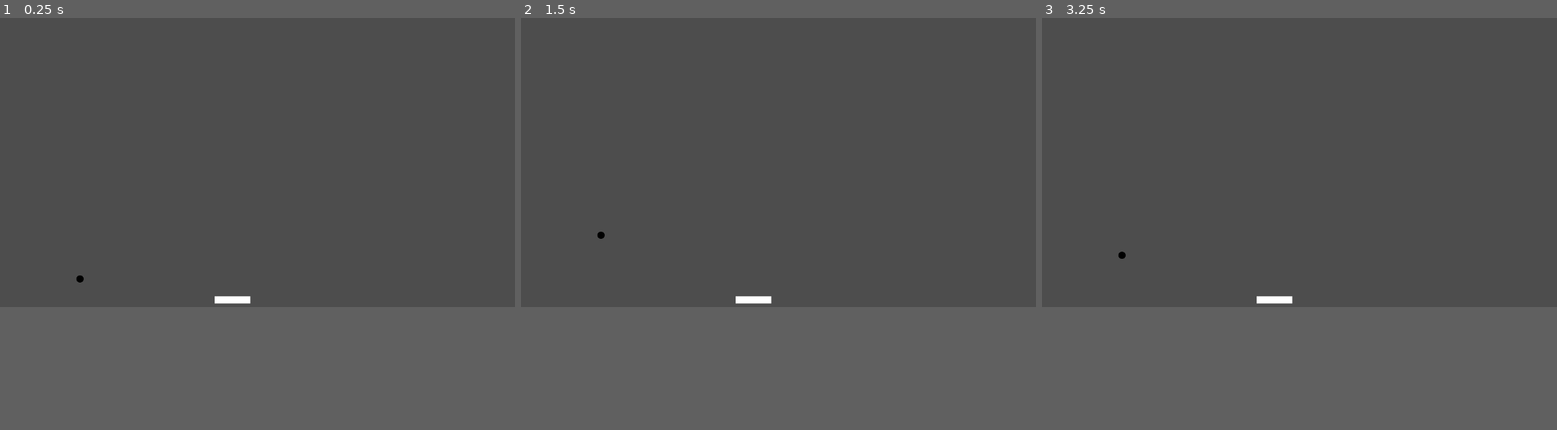
Above: before the commit, frames 1-3 (left to right).
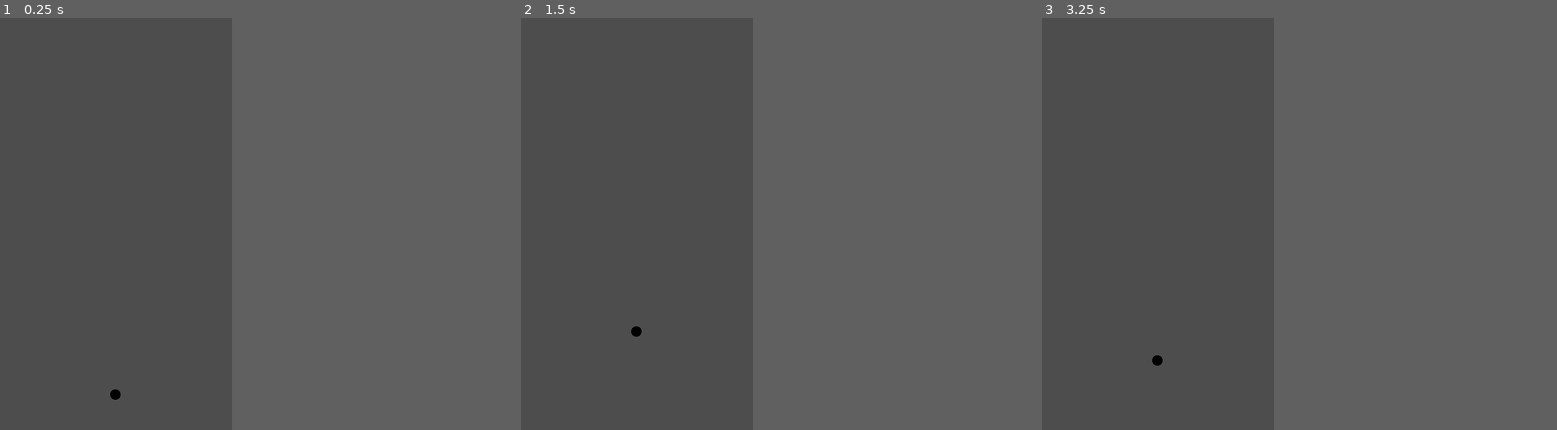
Above: after the commit, the same moments.

Repository: AngelBFdev/DashUp
Game: Godot game, scene res://TestingScenes/DashTesting.tscn
The game is run twice, just before and just after one commit, with the same random seed, the same clock (stepped at 60 frames per second) and the same inputs. Before the commit the project has no main scene; this scene is started directly in both runs.
Inputs (mouse positions are in pixels of both pictures, inside the frame that each line leads up to):
- Up to frame 1 (0.25 s): no input
- Up to frame 2 (1.5 s): tap Enter at 0.5 s; move the mouse to (891, 149) at 0.52 s; click (891, 149) at 0.67 s; move the mouse to (675, 178) at 1.27 s; click (675, 178) at 1.42 s
- Up to frame 3 (3.25 s): move the mouse to (1351, 100) at 2.02 s; click (1351, 100) at 2.17 s; move the mouse to (1273, 219) at 2.77 s; click (1273, 219) at 2.92 s
In our replay, the window is 799x449 before the commit and 360x640 after it. These sizes can differ from the game's own. Grey fills any space a smaller window leaves; there, only what the larger window draws over its background counts as a difference.

The runs differ from the first frame. In frame 1, 0.2% of the frame differs, in the area x 14-49%, y 62-93%; in frame 2, 0.2%; in frame 3, 0.2%, in the area x 14-49%, y 56-85%.

Commit message:
Modified Screen to Match Mobile Size
- Added Main Scene to DashTesting (by accidents oops)

Co-authored-by: HazaelMorales <hazaelmorales99@gmail.com>

Diff:
--- a/project.godot
+++ b/project.godot
@@ -11,8 +11,17 @@
 [application]
 
 config/name="DashUp"
+run/main_scene="res://TestingScenes/DashTesting.tscn"
 config/features=PackedStringArray("4.3", "Mobile")
 config/icon="res://icon.svg"
+
+[display]
+
+window/size/viewport_width=360
+window/size/viewport_height=640
+window/stretch/mode="canvas_items"
+window/stretch/aspect="expand"
+window/handheld/orientation=1
 
 [rendering]
 
